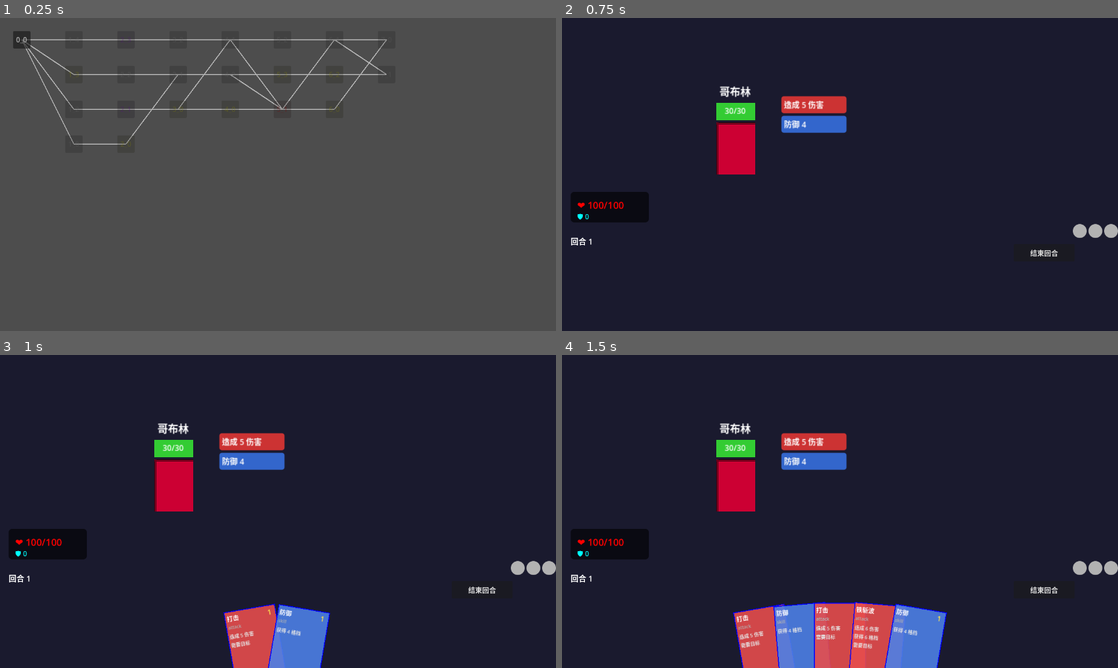
Above: before the commit, frames 1-4 (two rows, left to right).
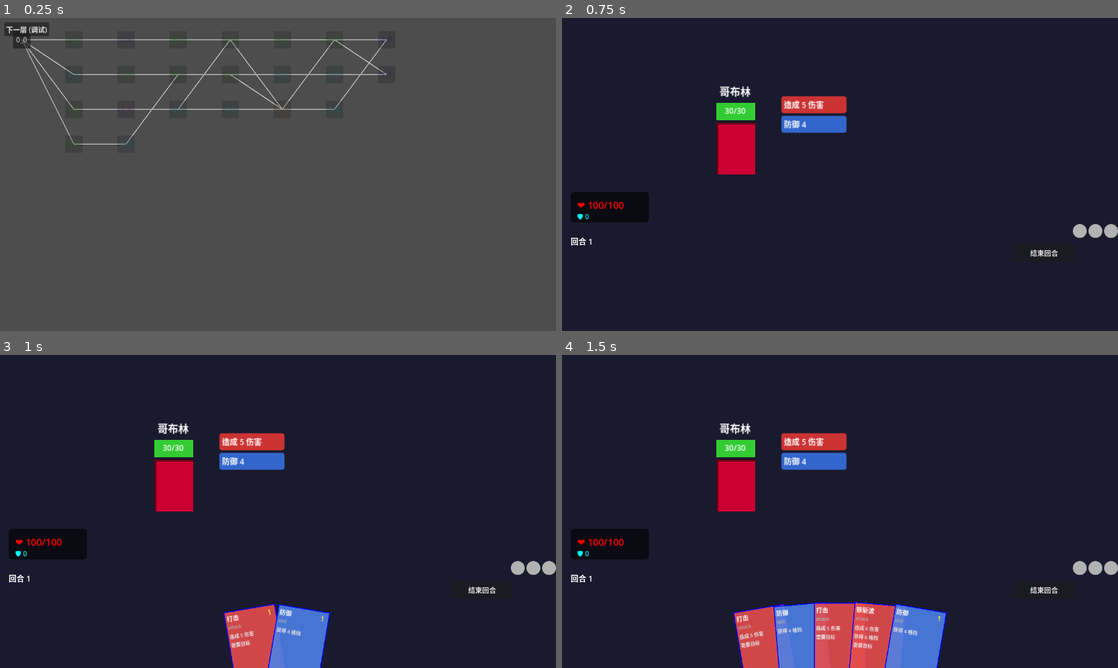
Above: after the commit, the same moments.

Repository: FiveMarksCoding/CardGame
Game: Godot game, scene res://scenes/Main.tscn
Two runs of this game, one before a commit and one after it. Both use one fixed random seed, a clock stepped at 60 frames per second and the inputs below.
Inputs:
- Up to frame 1 (0.25 s): no input
- Up to frame 2 (0.75 s): click "0_0" at 0.5 s
- Up to frame 3 (1 s): no input
- Up to frame 4 (1.5 s): click "1_4" at 1.25 s

The runs differ from the first frame. In frame 1, 0.4% of the frame differs, in the area x 0-71%, y 1-42%; in frame 2, nothing differs; in frame 3, nothing differs; in frame 4, nothing differs.

Commit message:
第二层特殊规则

Diff:
--- a/card-game/project.godot
+++ b/card-game/project.godot
@@ -18,6 +18,7 @@
 [autoload]
 
 GameState="*uid://btn4v3v6swnjn"
+MapManager="*uid://ddfodmyhrrikg"
 
 [display]
 
--- a/card-game/scripts/map/MapGenerationConfig.gd
+++ b/card-game/scripts/map/MapGenerationConfig.gd
@@ -20,6 +20,15 @@
 # 特殊规则
 var custom_rules: Dictionary={};
 
-func _init(p_row_count: int=8,p_has_boss: bool=0):
+func _init (p_row_count: int=8,p_has_boss: bool=0):
 	row_count=p_row_count;
 	has_boss=p_has_boss;
+func apply_special_rule ():
+	var rule = custom_rules.get("special_rule", "")
+	match rule:
+		"path_reduced_rest_boost":
+			# 路径减少50%：由 StandardMapGenerator 读取 path_multiplier
+			# 休息处×1.5：修改 rest_chance
+			rest_chance = custom_rules.get("rest_chance", rest_chance)
+		_:
+			pass
--- /dev/null
+++ b/card-game/scripts/map/MapManager.gd
@@ -0,0 +1,105 @@
+extends Node
+# 全局已加载
+
+# 单例引用（方便全局访问）
+static var instance=null;
+# 当前所在大层（1-7）
+var current_layer: int = 1
+# 当前层的地图数据
+var current_map_data: MapData = null
+# 各层配置（预设）
+var layer_configs: Dictionary = {}
+func _ready():
+	instance = self
+	_init_layer_configs()
+
+func _init_layer_configs():
+	# 第1层：标准8层，无BOSS
+	layer_configs[1] = {
+		"row_count": 8,
+		"has_boss": false,
+		"special_rule": null
+	}
+	# 第2层：12层，无BOSS，路径减少50%，休息处×1.5
+	layer_configs[2] = {
+		"row_count": 12,
+		"has_boss": false,
+		"special_rule": "path_reduced_rest_boost",
+		"path_multiplier": 0.5,
+		"rest_chance": 0.15
+	}
+	# 第3层：10层，有BOSS，菱形网络，50%战斗→商店
+	layer_configs[3] = {
+		"row_count": 10,
+		"has_boss": true,
+		"special_rule": "diamond_shop_replacement"
+	}
+	# 第4层：13层，无BOSS，问号×2，商店×0.5
+	layer_configs[4] = {
+		"row_count": 13,
+		"has_boss": false,
+		"special_rule": "event_boost_shop_reduced"
+	}
+	# 第5层：8层，有BOSS，圆形网络
+	layer_configs[5] = {
+		"row_count": 8,
+		"has_boss": true,
+		"special_rule": "circle_network"
+	}
+	# 第6层：15层，有BOSS，三条独立路径
+	layer_configs[6] = {
+		"row_count": 15,
+		"has_boss": true,
+		"special_rule": "three_independent_paths"
+	}
+	# 第7层：4层，有BOSS，四节点
+	layer_configs[7] = {
+		"row_count": 4,
+		"has_boss": true,
+		"special_rule": "four_nodes"
+	}
+# 获取当前层的配置
+func get_current_config() -> MapGenerationConfig:
+	var config_data = layer_configs.get(current_layer)
+	if config_data == null:
+		return MapGenerationConfig.new(8, false)
+
+	var config = MapGenerationConfig.new(
+		config_data["row_count"],
+		config_data["has_boss"]
+	)
+
+	# 应用特殊规则
+	var rule = config_data.get("special_rule")
+	if rule != null:
+		config.custom_rules["special_rule"] = rule
+
+	# 读取路径倍数（如果有）
+	if config_data.has("path_multiplier"):
+		config.custom_rules["path_multiplier"] = config_data["path_multiplier"]
+
+	# 读取 rest_chance（如果有）← 新增
+	if config_data.has("rest_chance"):
+		config.rest_chance = config_data["rest_chance"]
+
+	return config
+
+# 生成当前层地图
+func generate_current_map() -> MapData:
+	var config = get_current_config()
+	var generator = StandardMapGenerator.new()
+	current_map_data = generator.generate(config)
+	return current_map_data
+
+# 进入下一层
+func go_to_next_layer() -> void:
+	if current_layer < 7:
+		current_layer += 1
+		generate_current_map()
+	else:
+		print("已到达最后一层！")
+
+# 重置到第1层
+func reset_to_first_layer() -> void:
+	current_layer = 1
+	generate_current_map()
--- a/card-game/scripts/map/MapScreen.gd
+++ b/card-game/scripts/map/MapScreen.gd
@@ -1,119 +1,137 @@
+# MapScreen.gd
 class_name MapScreen
 extends Control
 
-var map_data: MapData;
-var map_container: Control;
+var map_data: MapData = null
+var map_container: Control
+var is_dragging: bool = false
+var drag_start: Vector2 = Vector2.ZERO
+var container_start: float = 0.0
+const DRAG_THRESHOLD: float = 5.0
 
-var is_dragging: bool=0;
-var drag_start: Vector2=Vector2.ZERO;
-var container_start: float=0.0;
-const DRAG_THRESHOLD: float=5.0;
-#TEST
-var max_x: int=300;
-var min_x: int=-300;
 func _ready():
+	# 创建容器
 	map_container = Control.new()
 	add_child(map_container)
 
-	var config = MapGenerationConfig.new(8, false)
-	config.min_jump_nodes = 2
-	config.max_jump_nodes = 2
-	config.min_nodes_per_row = 3
-	config.max_nodes_per_row = 5
+	# 生成第一层地图
+	_load_current_map()
+	var debug_btn = Button.new()
+	debug_btn.text = "下一层 (调试)"
+	debug_btn.position = Vector2(10, 10)
+	debug_btn.pressed.connect(_on_debug_next_layer)
+	add_child(debug_btn)
 
-	var gen = StandardMapGenerator.new()
-	map_data = gen.generate(config)
+func _on_debug_next_layer():
+	if MapManager.instance == null:
+		return
+	MapManager.instance.go_to_next_layer()
+	_load_current_map()
+func _load_current_map():
+	if MapManager.instance == null:
+		print("错误：MapManager 未初始化")
+		return
+
+	map_data = MapManager.instance.generate_current_map()
+	draw_map()
+
+func draw_map():
+	for child in map_container.get_children():
+		child.queue_free()
+
+	if map_data == null:
+		return
+
+	# 绘制连接线
+	for id in map_data.nodes:
+		var node = map_data.nodes[id]
+		for next_id in node.edges:
+			var next_node = map_data.nodes[next_id]
+			if next_node == null:
+				continue
+			var line = Line2D.new()
+			line.add_point(node.position)
+			line.add_point(next_node.position)
+			line.width = 2.0
+			line.default_color = Color.GRAY
+			map_container.add_child(line)
+
+	# 绘制节点按钮
+	for id in map_data.nodes:
+		var node = map_data.nodes[id]
+		var btn = Button.new()
+		btn.size = Vector2(40, 40)
+		btn.position = node.position - btn.size / 2
+
+		var color: Color
+		match node.node_type:
+			MapNodeData.NodeType.START:
+				color= Color.GRAY
+			MapNodeData.NodeType.BATTLE:
+				color= Color.GREEN
+			MapNodeData.NodeType.ELITE:
+				color= Color.PURPLE
+			MapNodeData.NodeType.BOSS:
+				color= Color.RED
+			MapNodeData.NodeType.SHOP:
+				color= Color.YELLOW
+			MapNodeData.NodeType.REST:
+				color= Color.ORANGE
+			MapNodeData.NodeType.EVENT:
+				color= Color.CYAN
+			MapNodeData.NodeType.JUMP:
+				color= Color.BLUE
+			_:
+				color= Color.GRAY
+		if node.completed:
+			btn.modulate = color * 0.3
+			btn.disabled = true
+		elif node.unlocked:
+			btn.modulate = color;
+			btn.disabled = false
+		else:
+			btn.modulate = color * 0.6
+			btn.disabled = true
+		btn.add_theme_color_override("font_color", Color.WHITE)
+		btn.text = node.id
+		btn.pressed.connect(_on_node_clicked.bind(id))
+		map_container.add_child(btn)
+
+func _on_node_clicked(node_id: String):
+	var node = map_data.get_node(node_id)
+	if not node:
+		return
+	if not (node.unlocked and not node.completed):
+		return
+
+	node.completed = true
+	for next_id in node.edges:
+		var next_node = map_data.get_node(next_id)
+		if next_node:
+			next_node.unlocked = true
 
 	draw_map()
-func draw_map ():
-	for i in map_container.get_children():
-		i.queue_free();
-	for id in map_data.nodes:
-		var node: MapData.MapNode=map_data.nodes[id];
-		for next in node.edges:
-			var next_node=map_data.nodes[next];
-			if next_node==null:
-				continue;
-			var line=Line2D.new();
-			line.add_point(node.position);
-			line.add_point(next_node.position);
-			line.width=2.0;
-			line.default_color=Color.GRAY;
-			if node.completed && next_node.unlocked:
-				line.default_color=Color.GOLD;
-			map_container.add_child(line);
-	for id in map_data.nodes:
-		var node: MapData.MapNode = map_data.nodes[id];
-		# 这个 node 是属于 MapData 类下的一个 MapNode
-		# nodes 是 MapData 下一个字典
-		var btn = Button.new();
-		btn.size = Vector2(40,40);
-		btn.position = node.position-(btn.size/2);
-		var color = StyleBoxFlat.new();
-		match node.node_type:
-			0:  # START
-				color.bg_color = Color.GRAY
-			1:  # BATTLE
-				color.bg_color = Color.GRAY
-			2:  # ELITE
-				color.bg_color = Color.PURPLE
-			3:  # SHOP
-				color.bg_color = Color.YELLOW
-			4:  # REST
-				color.bg_color = Color.RED
-			5:  # EVENT
-				color.bg_color = Color.YELLOW
-			6:  # BOSS
-				color.bg_color = Color.BLACK
-			7:  # JUMP
-				color.bg_color = Color.GRAY
-			_:
-				color.bg_color = Color.GRAY
-		if node.completed:
-			color.bg_color=color.bg_color*0.3;
-			btn.disabled=1;
-		elif node.unlocked:
-			btn.disabled=0;
-		else:
-			color.bg_color=color.bg_color*0.6;
-			btn.disabled=1;
-		btn.modulate = color.bg_color
-		btn.add_theme_color_override("font_color", Color.WHITE)  # 确保文字可见
-		btn.text = node.id;
-		btn.pressed.connect(_on_node_clicked.bind(id));
-		map_container.add_child(btn);
-		# 将 btn 添加到 MapScreen 下的一个子节点
-func _on_node_clicked (node_id: String):
-	print("Click node:",node_id);
-	var node=map_data.get_node(node_id);
-	if !node:
-		return ;
-	if !(node.unlocked && !node.completed):
-		return ;
-	node.completed=1;
-	for next in node.edges:
-		var next_node=map_data.get_node(next);
-		if next_node:
-			next_node.unlocked=1;
-	draw_map();
+
+	# TODO: 进入战斗
 	var battle = load("res://scenes/battle/Battle.tscn").instantiate()
 	get_tree().root.add_child(battle)
-func _input (event: InputEvent):
-	if event is InputEventMouseButton && event.button_index == MOUSE_BUTTON_LEFT:
+
+# 拖拽查看
+func _input(event):
+	if event is InputEventMouseButton and event.button_index == MOUSE_BUTTON_LEFT:
 		if event.pressed:
-			is_dragging=1;
-			drag_start=event.position;
-			container_start=map_container.position.x;
-			Input.set_default_cursor_shape(Input.CURSOR_DRAG);
+			is_dragging = true
+			drag_start = event.position
+			container_start = map_container.position.x
+			Input.set_default_cursor_shape(Input.CURSOR_DRAG)
 		else:
-			is_dragging=0;
-			Input.set_default_cursor_shape(Input.CURSOR_ARROW);
-	elif event is InputEventMouseMotion:
-		if is_dragging:
-			if !(Input.get_mouse_button_mask() & MOUSE_BUTTON_LEFT):
-				is_dragging=0;
-				Input.set_default_cursor_shape(Input.CURSOR_ARROW);
-				return ;
-			var delta=event.position.x-drag_start.x;
-			var now_x=container_start+delta;
-			map_container.position.x=clamp(now_x,min_x,max_x);
+			is_dragging = false
+			Input.set_default_cursor_shape(Input.CURSOR_ARROW)
+	elif event is InputEventMouseMotion and is_dragging:
+		if not (Input.get_mouse_button_mask() & MOUSE_BUTTON_LEFT):
+			is_dragging = false
+			Input.set_default_cursor_shape(Input.CURSOR_ARROW)
+			return
+		var delta = event.position.x - drag_start.x
+		var now_x = container_start + delta
+		map_container.position.x = clamp(now_x, -300, 300)
--- a/card-game/scripts/map/StandardMapGenerator.gd
+++ b/card-game/scripts/map/StandardMapGenerator.gd
@@ -25,8 +25,9 @@
 	return map;
 # 路径生成
 func _generate_paths() -> Array:
-	# 路径数量：4
-	var path_count=4;
+	var base_path_count=4;
+	var multiplier=config.custom_rules.get("path_multiplier",1.0);
+	var path_count=max(2,int(round(base_path_count*multiplier)));
 	var paths=[];
 	var used_cols_per_row={};# 每行已用的列
 	var start_cols = range(config.max_nodes_per_row)  # [0, 1, 2, 3, 4]
Not shown, added: card-game/scripts/map/MapManager.gd.uid
